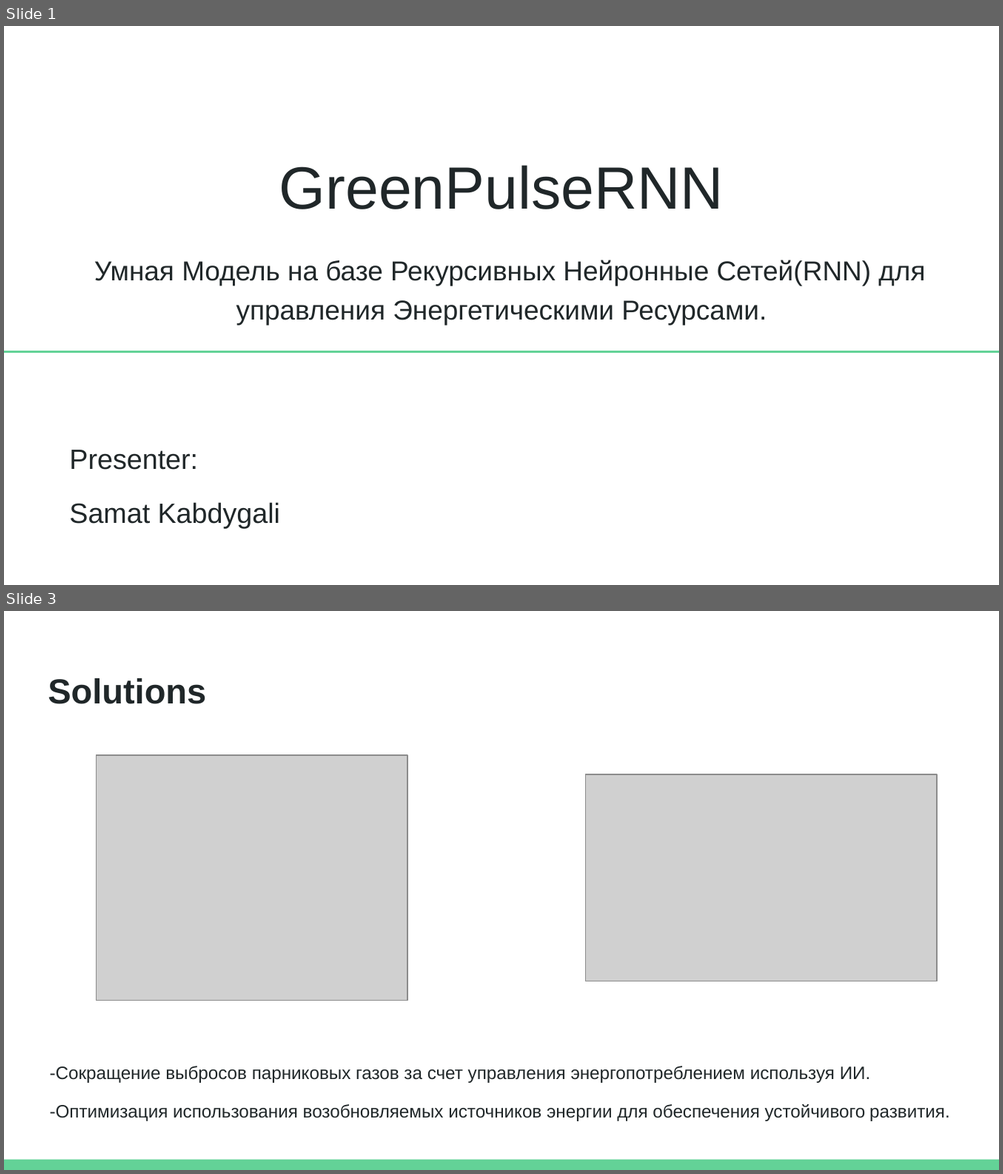
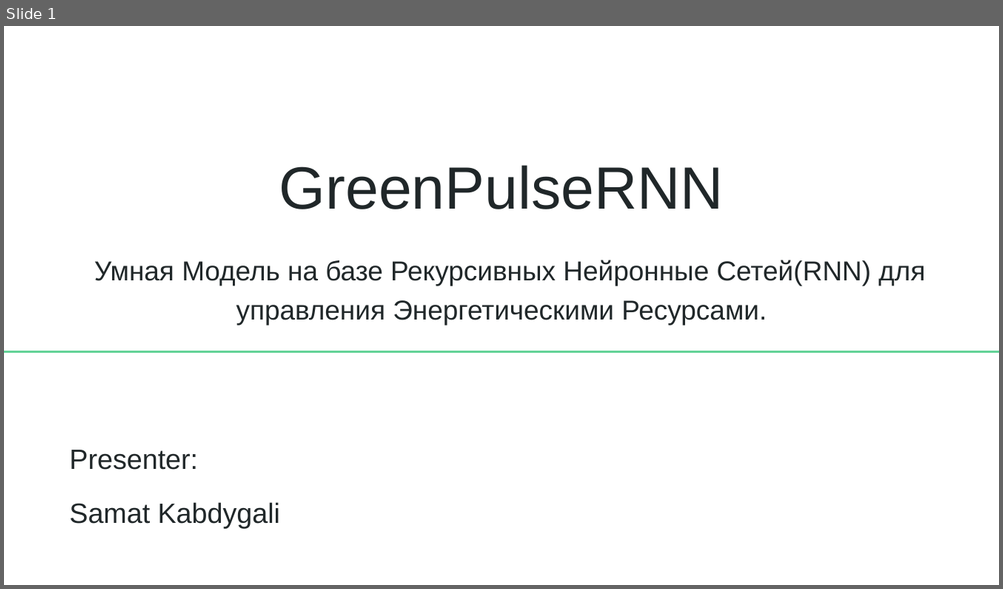
Before and after one commit to SamatKabdygaliKazakhstan/GreenPulseRNN_Samat_Kabdygali, a slide deck: GreenPulseRNN_Samat Kabdygali.pptx. Shown one above the other, each under a label of ours: slides 1 and 3 before the commit, slide 1 after it; the slides between them are not shown. The pictures are 1003x1174 and 1003x589 pixels, drawn with LibreOffice and Linux fonts; fonts in the diff are those of the drawing; grey boxes stand for pictures. Boxes give left, top, right and bottom in pixels: in the first picture for what was removed or moved away, otherwise in the second. Text is boxed around its words. In the diff, an @@ line names an element or a change of style, - is before the commit and + after.

```diff
--- a/GreenPulseRNN_Samat Kabdygali.pptx
+++ b/GreenPulseRNN_Samat Kabdygali.pptx
@@ slide 3 removed at box(4, 611, 999, 1170), background #FFFFFF @@
@@ title removed at box(48, 678, 206, 704) @@
-Solutions
@@ picture removed at box(96, 755, 408, 1001) @@
@@ picture removed at box(585, 774, 936, 981) @@
@@ text removed at box(50, 1066, 950, 1122) @@
--Сокращение выбросов парниковых газов за счет управления энергопотреблением используя ИИ.
--Оптимизация использования возобновляемых источников энергии для обеспечения устойчивого развития.
@@ rectangle removed at box(4, 1160, 999, 1170) @@
```
Also in this commit, not shown: 5 slides changed, 2 slides added, 2 other slides removed.
